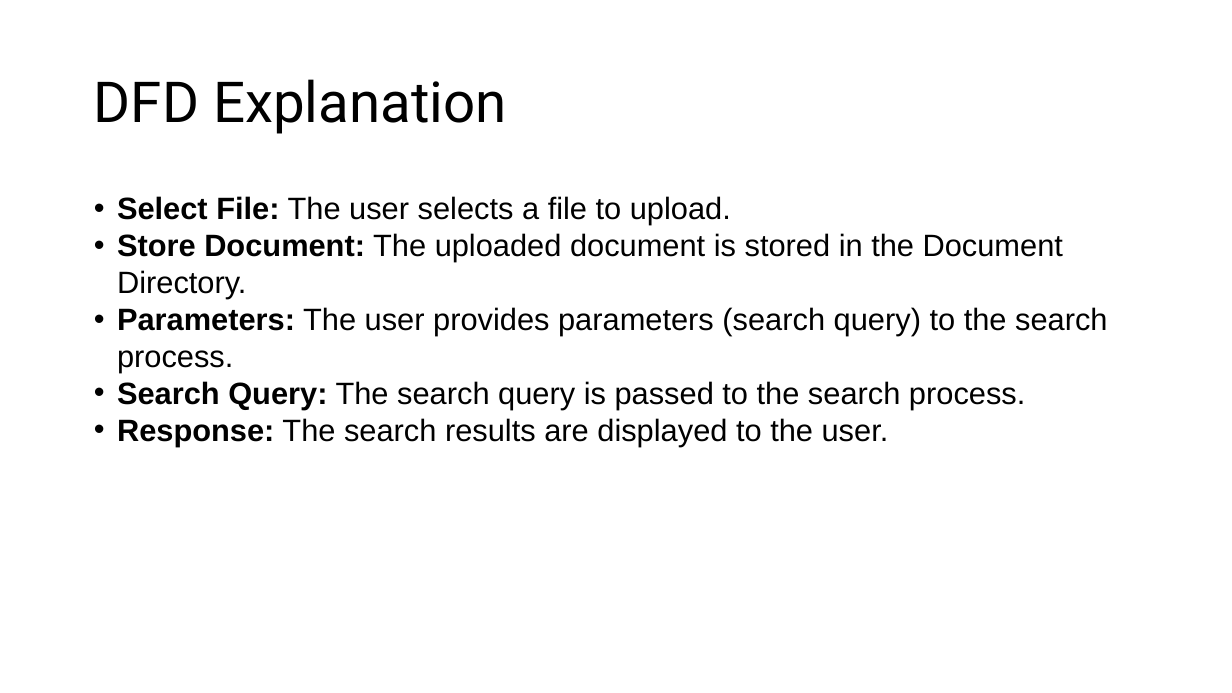
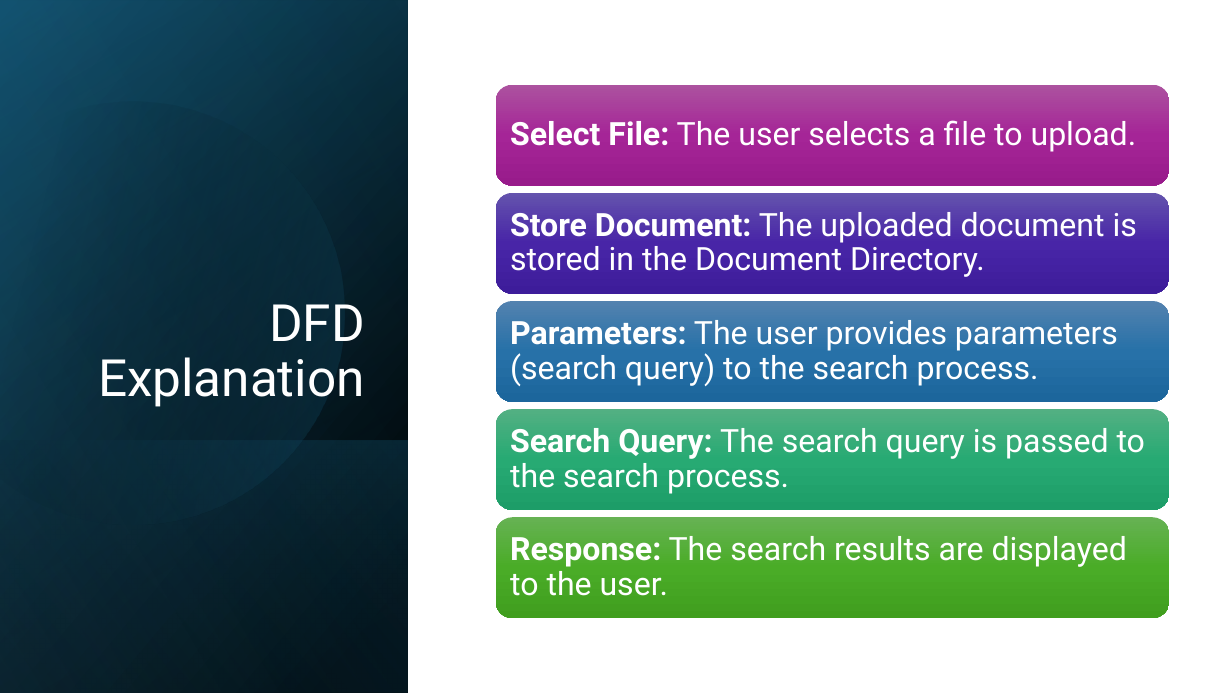
Before and after one commit to AbdulMateenzwl/Information-Retrieval, a slide deck: slide 10 of Assignment 3/Report.pptx. Drawn at 1232x693 pixels with LibreOffice and Linux fonts; fonts in the diff are those of the drawing. Boxes give left, top, right and bottom in pixels: in the first picture for what was removed or moved away, otherwise in the second. Text is boxed around its words. In the diff, an @@ line names an element or a change of style, - is before the commit and + after.

Commit message:
Refine documentation and enhance related words graph for better clarity and organization

```diff
--- a/Assignment 3/Report.pptx
+++ b/Assignment 3/Report.pptx
@@ rectangle added at [0,0,409,693], fill gradient #000000 to #104862 @@
@@ rectangle added at [0,1,409,693], fill gradient #000000 to #156082 @@
@@ rectangle added at [0,0,409,693], fill gradient #000000 to #46B1E1 @@
@@ freeform shape added at [0,52,395,567], fill gradient #000000 to #156082 @@
@@ title "DFD Explanation": place and size @@
-title "DFD Explanation" at [94,79,506,134]
+title "DFD Explanation" at [98,304,365,407]
@@ title "DFD Explanation" at [98,304,365,407]: size 44 to 40 pt, text colour #000000 to #FFFFFF; alignment left to right; vertical alignment middle to bottom @@
@@ text removed at [117,196,1107,447] @@
-• Select File: The user selects a file to upload.
-• Store Document: The uploaded document is stored in the Document Directory.
-• Parameters: The user provides parameters (search query) to the search process.
-• Search Query: The search query is passed to the search process.
-• Response: The search results are displayed to the user.
@@ rectangle added at [0,440,409,693], fill gradient #156082 to #000000 @@
@@ group added at [495,85,1169,618]: 5 rounded rectangles, 5 texts @@
+Select File: The user selects a file to upload.
+Store Document: The uploaded document is stored in the Document Directory.
+Parameters: The user provides parameters (search query) to the search process.
+Search Query: The search query is passed to the search process.
+Response: The search results are displayed to the user.
```
Also in this commit, not shown: 9 other slides changed, 11 other files.
